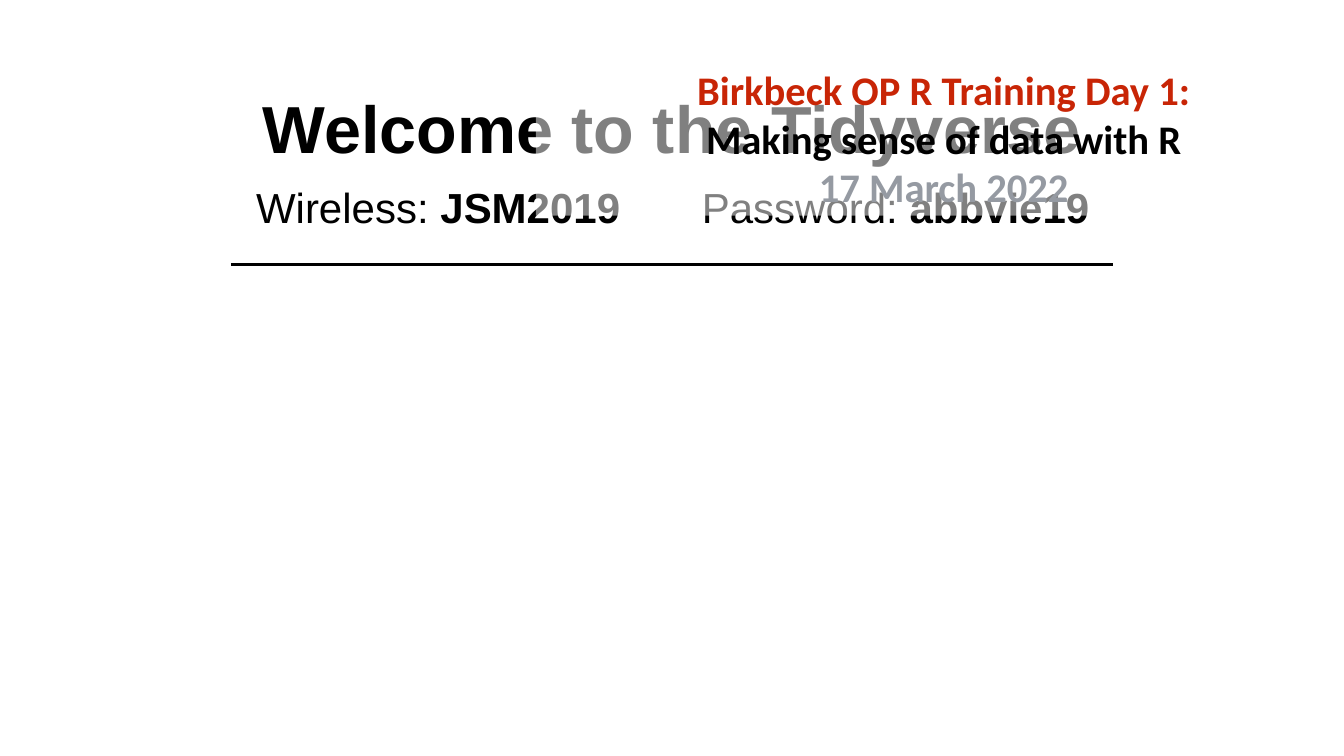
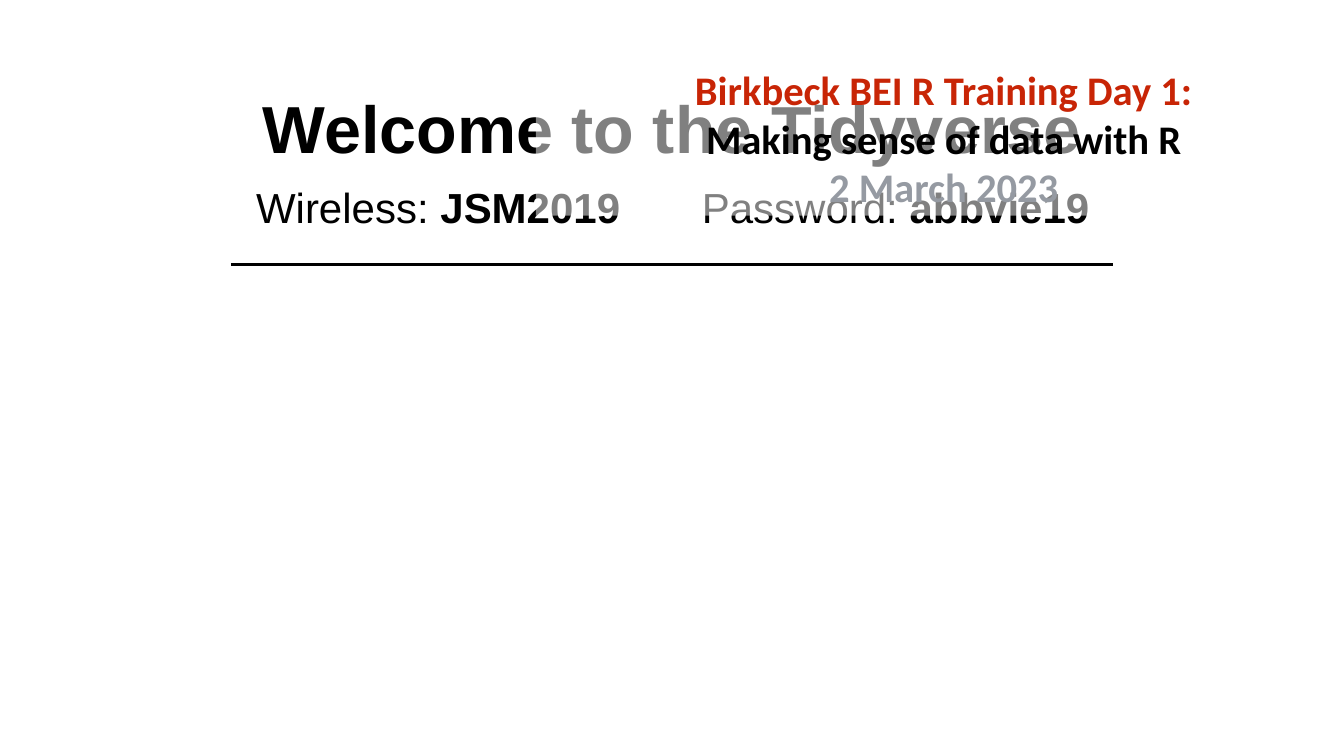
Before and after one commit to LukasWallrich/bbk_bbs_R_workshop, a slide deck: slide 1 of Day 1/Slides/00-Preclass-loop.pptx. Drawn at 1344x756 pixels with LibreOffice and Linux fonts; fonts in the diff are those of the drawing; background and template pictures are left out. Boxes give left, top, right and bottom in pixels: in the first picture for what was removed or moved away, otherwise in the second. Text is boxed around its words. In the diff, an @@ line names an element or a change of style, - is before the commit and + after.

```diff
--- a/Day 1/Slides/00-Preclass-loop.pptx
+++ b/Day 1/Slides/00-Preclass-loop.pptx
@@ text at box(695, 76, 1192, 116): text changed @@
-Birkbeck OP R Training Day 1:
+Birkbeck BEI R Training Day 1:
@@ text at box(829, 173, 1058, 213): text changed @@
-17 March 2022
+2 March 2023
```
Also in this commit, not shown: 1 other slide changed, 1 slide added, 23 other files.
